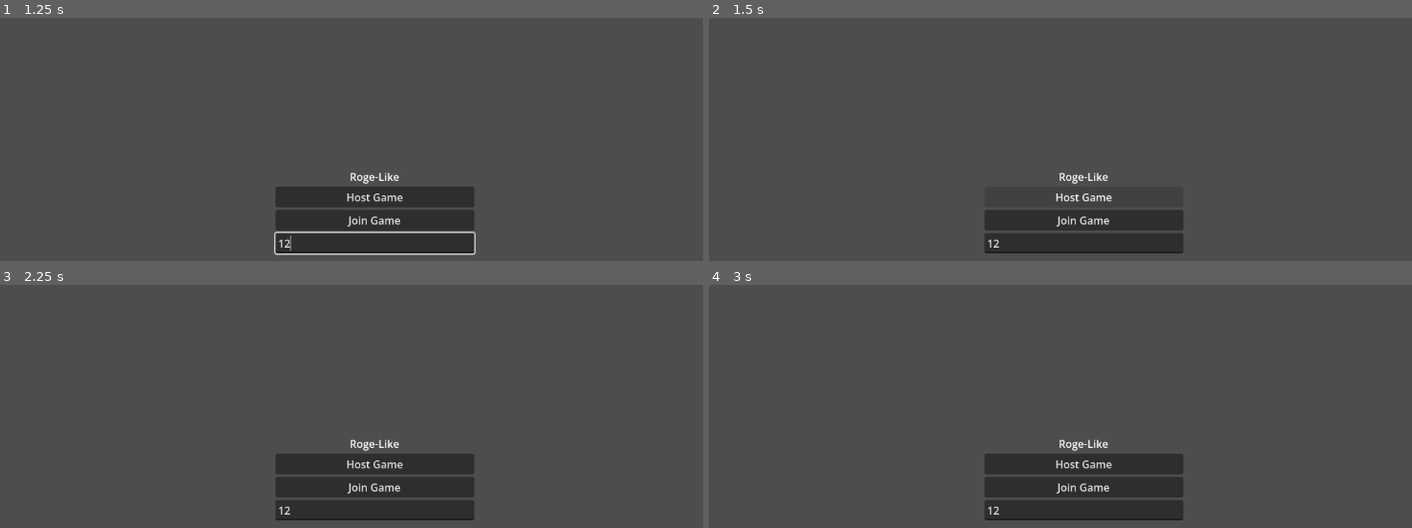
Above: before the commit, frames 1-4 (two rows, left to right).
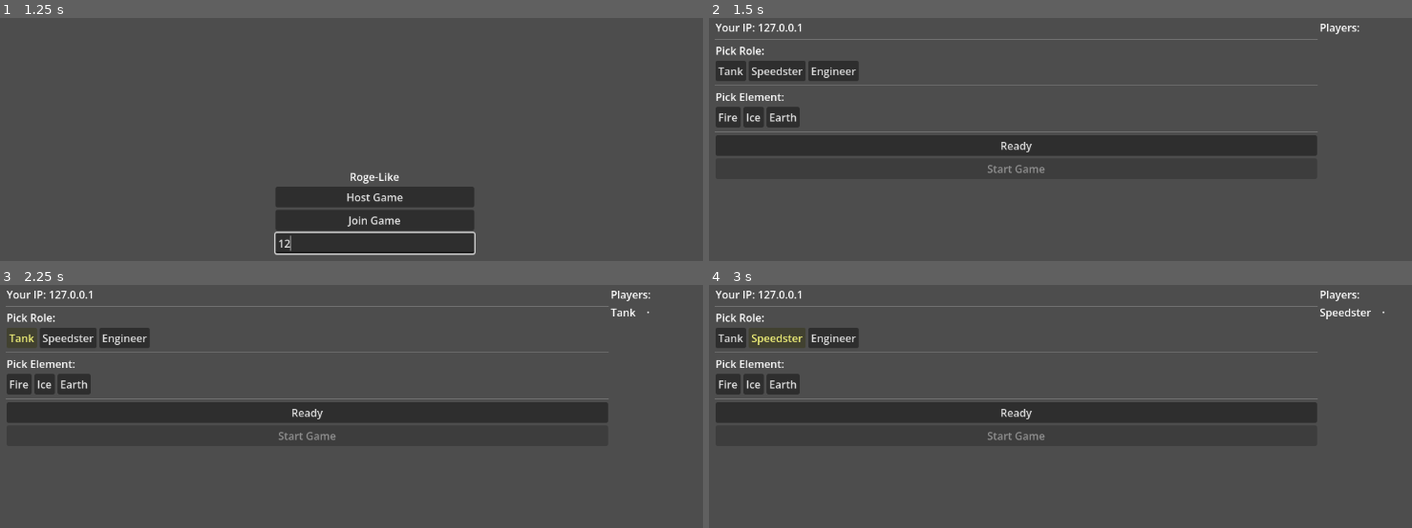
Above: after the commit, the same moments.

Repository: moklem/Roge-Like
Game: Godot game, scene res://scenes/ui/MainMenu.tscn
Two runs of this game, one before a commit and one after it. Both use one fixed random seed, a clock stepped at 60 frames per second and the inputs below.
Inputs (mouse positions are in pixels of both pictures, inside the frame that each line leads up to):
- Up to frame 1 (1.25 s): click (372, 243) at 0.52 s; type "12" at 0.6 s
- Up to frame 2 (1.5 s): click "Host Game" at 1.25 s
- Up to frame 3 (2.25 s): click (21, 338) at 2 s, where only the run after the commit has a clickable "Tank"
- Up to frame 4 (3 s): click (779, 338) at 2.75 s, where only the run after the commit has a clickable "Speedster"

Frame 1 is identical in both runs. In frame 2, 16% of the frame differs, in the area x 0-93%, y 2-97%; in frame 3, 18%; in frame 4, 18%, in the area x 0-97%, y 2-97%.

Commit message:
Phase 2 - no placeholder

Diff:
--- a/autoloads/Lobby.gd
+++ b/autoloads/Lobby.gd
@@ -42,11 +42,11 @@
 	players.clear()
 
 func _on_peer_connected(id: int) -> void:
-	# P2: register new peer and send current state (not in _ready)
-	if not players.has(id):
-		players[id] = {name = "Player", role = "", element = "", ready = false}
-	_sync_player_list_to.rpc_id(id, players)
-	player_list_changed.emit()
+	# P2: only server manages authoritative registry and syncs to new peer
+	if multiplayer.is_server():
+		if not players.has(id):
+			players[id] = {name = "Player", role = "", element = "", ready = false}
+		_sync_player_list_to.rpc_id(id, players)
 	player_list_changed.emit()
 
 func _on_peer_disconnected(id: int) -> void:
--- /dev/null
+++ b/opencode.json
@@ -0,0 +1,6 @@
+{
+  "$schema": "https://opencode.ai/config.json",
+  "permission": {
+    "*": "allow"
+  }
+}
--- a/project.godot
+++ b/project.godot
@@ -1,6 +1,10 @@
 ; Engine configuration file.
 ; It's best edited using the editor UI and not directly,
-; but it can also be edited via text if you know what you're doing.
+; since the parameters that go here are not all obvious.
+;
+; Format:
+;   [section] ; section goes between []
+;   param=value ; assign values to parameters
 
 config_version=5
 
@@ -15,20 +19,6 @@
 Lobby="*res://autoloads/Lobby.gd"
 GameEvents="*res://autoloads/GameEvents.gd"
 GameState="*res://autoloads/GameState.gd"
-
-[layer_names]
-
-2d_physics/layer_1="world"
-2d_physics/layer_2="players"
-2d_physics/layer_3="enemies"
-2d_physics/layer_4="player_hurtbox"
-2d_physics/layer_5="enemy_hurtbox"
-2d_physics/layer_6="bullets"
-
-[rendering]
-
-renderer/rendering_method="gl_compatibility"
-renderer/rendering_method.mobile="gl_compatibility"
 
 [input]
 
@@ -52,3 +42,17 @@
 "events": [Object(InputEventKey,"resource_local_to_scene":false,"resource_name":"","device":-1,"window_id":0,"alt_press …(192 unchanged characters)…
 ]
 }
+
+[layer_names]
+
+2d_physics/layer_1="world"
+2d_physics/layer_2="players"
+2d_physics/layer_3="enemies"
+2d_physics/layer_4="player_hurtbox"
+2d_physics/layer_5="enemy_hurtbox"
+2d_physics/layer_6="bullets"
+
+[rendering]
+
+renderer/rendering_method="gl_compatibility"
+renderer/rendering_method.mobile="gl_compatibility"
--- a/scenes/ui/GameOver.tscn
+++ b/scenes/ui/GameOver.tscn
@@ -7,6 +7,8 @@
 anchors_preset = 15
 anchor_right = 1.0
 anchor_bottom = 1.0
+script = ExtResource("1_gameover")
+script = ExtResource("1_gameover")
 
 [node name="VBoxContainer" type="VBoxContainer" parent="."]
 layout_mode = 1
--- a/scenes/ui/LobbyScreen.gd
+++ b/scenes/ui/LobbyScreen.gd
@@ -77,10 +77,21 @@
 
 func _set_picks_disabled(disabled: bool) -> void:
 	# D-02: lock/unlock role and element buttons
-	for btn in [tank_btn, speedster_btn, engineer_btn,
-				fire_btn, ice_btn, earth_btn]:
-		if not btn.disabled:  # don't re-enable Taken buttons
+	var my_id: int = multiplayer.get_unique_id()
+	var role_map: Dictionary = {"Tank": tank_btn, "Speedster": speedster_btn, "Engineer": engineer_btn}
+	for role in role_map:
+		var btn: Button = role_map[role]
+		var taken_by_other: bool = false
+		for id in Lobby.players:
+			if id != my_id and Lobby.players[id].get("role", "") == role:
+				taken_by_other = true
+				break
+		if not taken_by_other:
 			btn.disabled = disabled
+	for btn in [fire_btn, ice_btn, earth_btn]:
+		btn.disabled = disabled
+	for btn in [fire_btn, ice_btn, earth_btn]:
+		btn.disabled = disabled
 
 func _refresh_ui() -> void:
 	var my_id: int = multiplayer.get_unique_id()
--- a/scenes/ui/MainMenu.gd
+++ b/scenes/ui/MainMenu.gd
@@ -8,11 +8,23 @@
 @onready var ip_line: LineEdit = $VBoxContainer/IPLineEdit
 @onready var status_label: Label = $VBoxContainer/StatusLabel
 
+var _connect_timer: float = 0.0
+var _connecting: bool = false
+const CONNECT_TIMEOUT: float = 5.0
+
 func _ready() -> void:
 	host_button.pressed.connect(_on_host_pressed)
 	join_button.pressed.connect(_on_join_pressed)
 	Lobby.connection_failed.connect(_on_connection_failed)
 	multiplayer.connected_to_server.connect(_on_connected_to_server)
+	# Also listen for peer_connected on client side (more reliable than connected_to_server)
+	multiplayer.peer_connected.connect(_on_peer_connected)
+
+func _process(delta: float) -> void:
+	if _connecting:
+		_connect_timer += delta
+		if _connect_timer >= CONNECT_TIMEOUT:
+			_on_connection_failed()
 
 func _on_host_pressed() -> void:
 	Lobby.create_game()
@@ -29,14 +41,23 @@
 	status_label.text = "Connecting to %s..." % ip
 	host_button.disabled = true
 	join_button.disabled = true
+	_connect_timer = 0.0
+	_connecting = true
 	Lobby.join_game(ip)
 
 func _on_connected_to_server() -> void:
+	_connecting = false
 	# NET-03: connection successful
 	status_label.text = "Connected!"
 	get_tree().change_scene_to_file("res://scenes/ui/LobbyScreen.tscn")
 
+func _on_peer_connected(_id: int) -> void:
+	# Fallback: if connected_to_server didn't fire but peer_connected did
+	if _connecting:
+		_on_connected_to_server()
+
 func _on_connection_failed() -> void:
+	_connecting = false
 	# NET-03: connection failed — show error + re-enable buttons
 	status_label.text = "Connection failed. Check IP and try again."
 	host_button.disabled = false
--- a/scenes/ui/MainMenu.tscn
+++ b/scenes/ui/MainMenu.tscn
@@ -7,6 +7,7 @@
 anchors_preset = 15
 anchor_right = 1.0
 anchor_bottom = 1.0
+script = ExtResource("1_main")
 
 [node name="VBoxContainer" type="VBoxContainer" parent="."]
 layout_mode = 1
Not shown, added: autoloads/GameEvents.gd.uid
Not shown, added: autoloads/GameState.gd.uid
Not shown, added: autoloads/Lobby.gd.uid
Not shown, added: scenes/Game.gd.uid
Not shown, added: scenes/ui/GameOver.gd.uid
Not shown, added: scenes/ui/LobbyScreen.gd.uid
Not shown, added: scenes/ui/MainMenu.gd.uid
Not shown, added: .planning/phases/02-player-movement-and-sync/02-01-PLAN.md
Not shown, added: .planning/phases/02-player-movement-and-sync/02-02-PLAN.md
